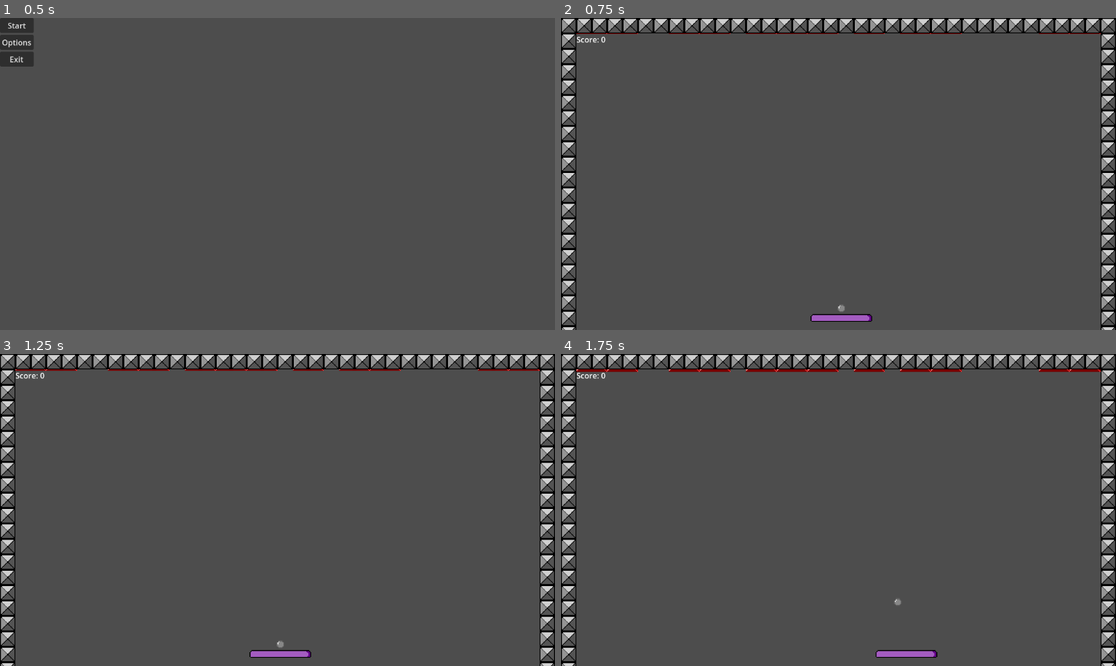
Above: before the commit, frames 1-4 (two rows, left to right).
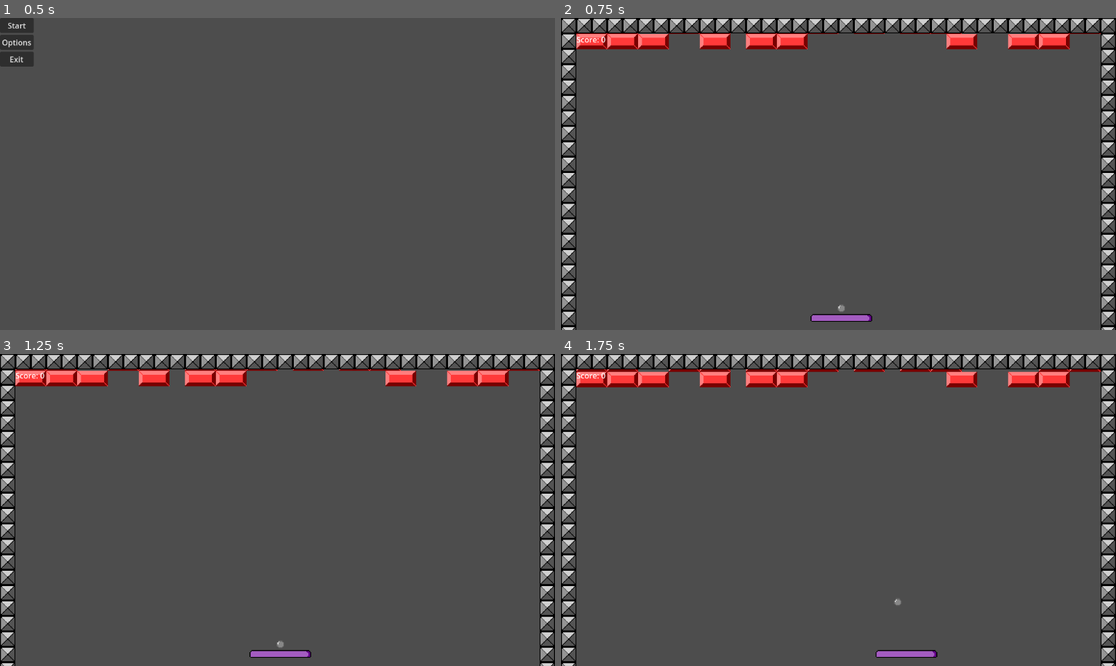
Above: after the commit, the same moments.

Repository: Morswin/Brick-Smasher
Game: Godot game, scene res://main menu/main_menu.tscn
Two runs of this game, one before a commit and one after it. Both use one fixed random seed, a clock stepped at 60 frames per second and the inputs below.
Inputs:
- Up to frame 1 (0.5 s): no input
- Up to frame 2 (0.75 s): click "Start" at 0.5 s
- Up to frame 3 (1.25 s): no input
- Up to frame 4 (1.75 s): tap Enter (ui_accept) at 1.25, 1.52 s; hold Right (ui_right) from 1.28 s (still down)

Frame 1 is identical in both runs. In frame 2, 2.4% of the frame differs, in the area x 2-92%, y 5-11%; in frame 3, 2.6%; in frame 4, 2.6%.

Commit message:
Fixes #14

Diff:
--- a/brick/brick spawn timer.gd
+++ b/brick/brick spawn timer.gd
@@ -1,11 +1 @@
 extends Timer
-
-
-# Called when the node enters the scene tree for the first time.
-func _ready():
-	pass # Replace with function body.
-
-
-# Called every frame. 'delta' is the elapsed time since the previous frame.
-func _process(_delta):
-	pass
--- a/brick/brick_row.gd
+++ b/brick/brick_row.gd
@@ -43,7 +43,6 @@
 
 func any_bricks_remaining() -> bool:
 	# True if any brick is still not freed from the queue
-	print("It gets called")
 	var _any := false
 	for key in brick_dict.keys():
 		var _weak_ref = weakref(brick_dict[key])
--- a/brick/bricks.gd
+++ b/brick/bricks.gd
@@ -10,12 +10,13 @@
 
 
 func _ready():
-	add_row()
+	add_row()  # The second, already present but hidden row
+	add_row(48)  # The first visible row
 
-func add_row():
+func add_row(start_y: int = 16):
 	rng.randomize()
 	var _new_brick_row = brick_row_scene.instantiate()
-	_new_brick_row.position.y = 16  # It will be hidden at the start under the upper edge
+	_new_brick_row.position.y = start_y  # It will be hidden at the start under the upper edge
 	var _space_needed: bool = false  # if true, loop should skip over creating such a brick
 	for _brick_x_pos in range(0, 33):
 		if _space_needed:
@@ -31,3 +32,8 @@
 	# The only intended way for getting the next ID
 	next_id += 1
 	return next_id - 1
+
+
+func _on_brick_spawn_timer_timeout():
+	print("new row")
+	add_row()
--- a/game_loop.tscn
+++ b/game_loop.tscn
@@ -29,6 +29,8 @@
 script = ExtResource("4_7ceql")
 
 [node name="brick spawn timer" type="Timer" parent="bricks"]
+wait_time = 8.0
+autostart = true
 script = ExtResource("4_0qr0r")
 
 [node name="edges" type="Node2D" parent="."]
@@ -277,3 +279,4 @@
 horizontal_alignment = 2
 
 [connection signal="body_entered" from="ball catcher" to="ball manager" method="_on_ball_catcher_body_entered"]
+[connection signal="timeout" from="bricks/brick spawn timer" to="bricks" method="_on_brick_spawn_timer_timeout"]
